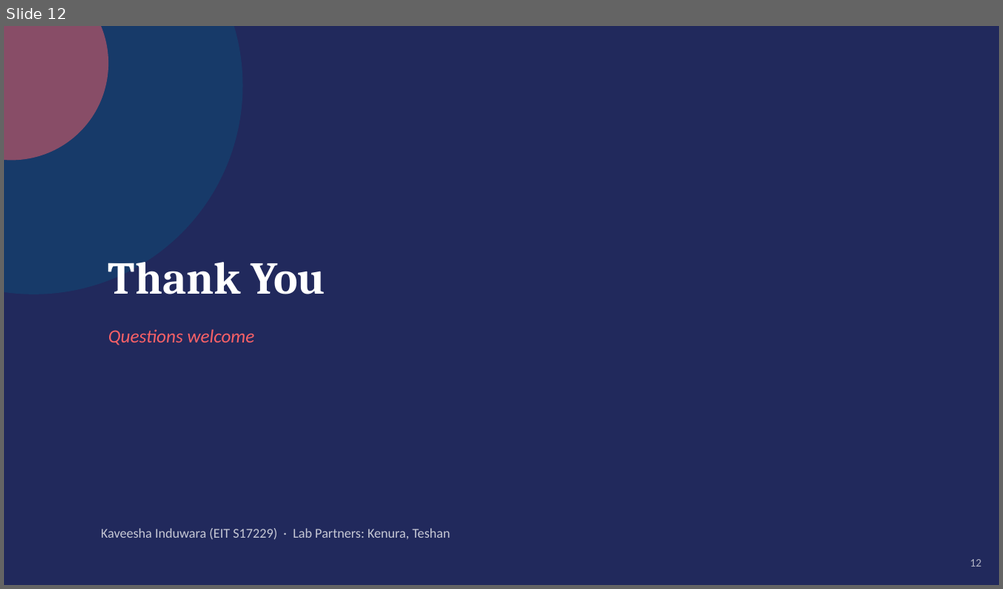
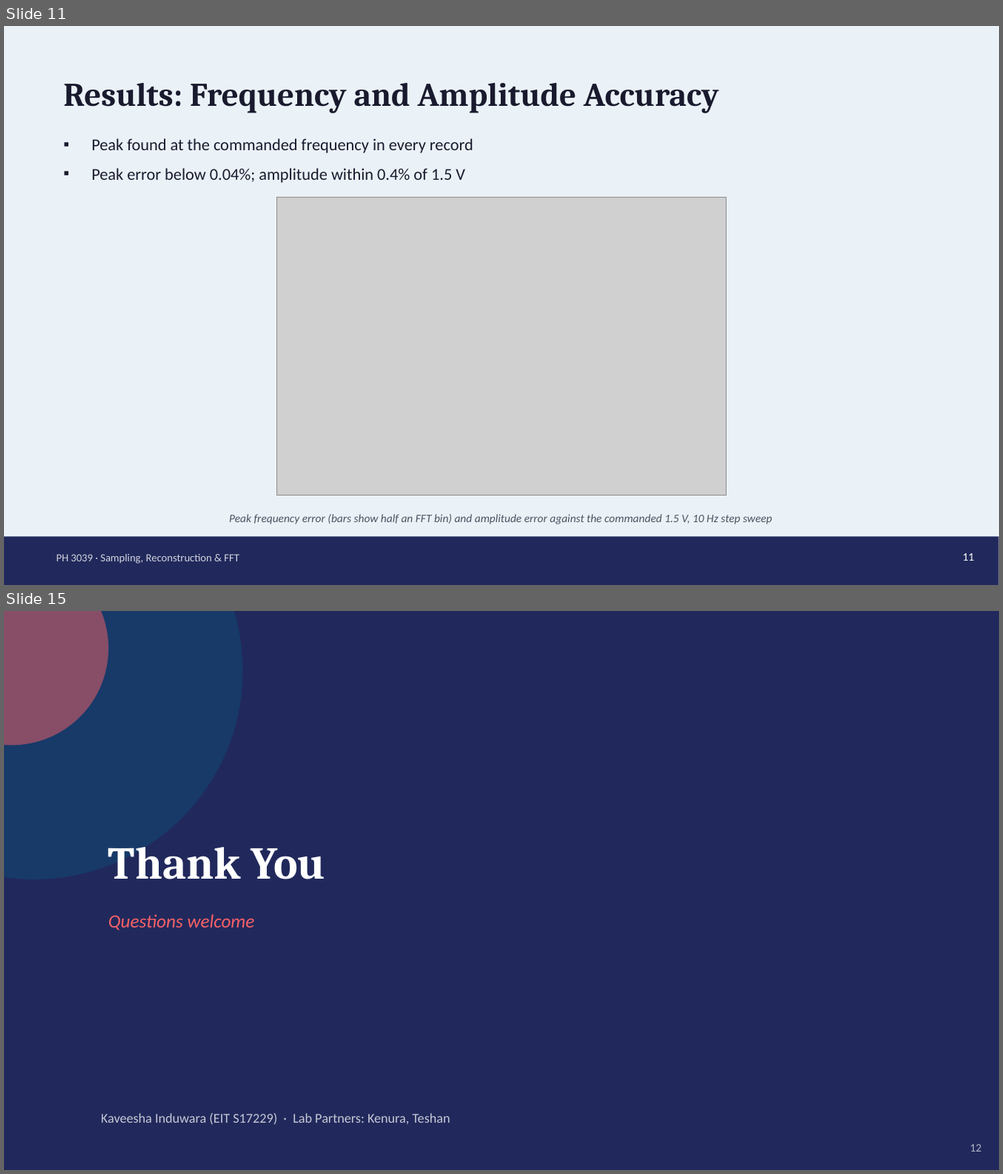
Before and after one commit to TSSwork/PH3039_lab_2, a slide deck: reports/PH3039_Sampling_FFT_Presentation(1).pptx. Shown one above the other, each under a label of ours: slide 12 before the commit, slides 11 and 15 after it; the slides between them are not shown. The pictures are 1003x589 and 1003x1174 pixels, drawn with LibreOffice and Linux fonts; fonts in the diff are those of the drawing; grey boxes stand for pictures. Boxes give left, top, right and bottom in pixels: in the first picture for what was removed or moved away, otherwise in the second. Text is boxed around its words. In the diff, an @@ line names an element or a change of style, - is before the commit and + after.

```diff
--- a/reports/PH3039_Sampling_FFT_Presentation(1).pptx
+++ b/reports/PH3039_Sampling_FFT_Presentation(1).pptx
@@ slide 11 added at [4, 26, 999, 585], background #EAF2F7 @@
@@ title added at [63, 83, 719, 113], 32 pt, text #1A1A2E, bold @@
+Results: Frequency and Amplitude Accuracy
@@ text added at [91, 138, 473, 183], 16 pt, text #1A1A2E @@
+▪ Peak found at the commanded frequency in every record
+▪ Peak error below 0.04%; amplitude within 0.4% of 1.5 V
@@ picture added at [276, 198, 726, 496] @@
@@ text added at [229, 514, 772, 525], 11 pt, text #1A1A2E at 75% opacity, italic @@
+Peak frequency error (bars show half an FFT bin) and amplitude error against the commanded 1.5 V, 10 Hz step sweep
@@ rectangle added at [4, 537, 999, 585], fill #21295C @@
@@ text added at [57, 554, 239, 564], 10.5 pt, text #FFFFFF at 80% opacity @@
+PH 3039 · Sampling, Reconstruction & FFT
@@ page number added at [962, 554, 974, 561], 11 pt, text #FFFFFF @@
+11
@@ what was slide 12 is now slide 15 @@
```
Also in this commit, not shown: 8 slides changed, 4 other slides added, 2 slides removed.
